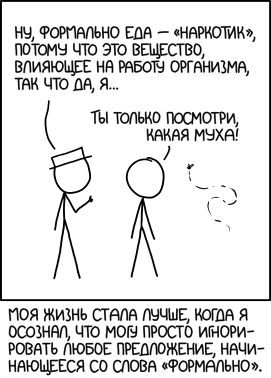
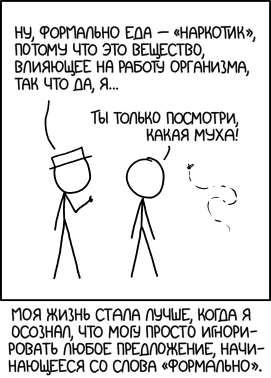
The second (271, 378) image is a revision of the first. Changes to its layers:
painted on "Копия text ru" over 8, 307, 258, 342
painted on "text ru" over 8, 307, 258, 342
